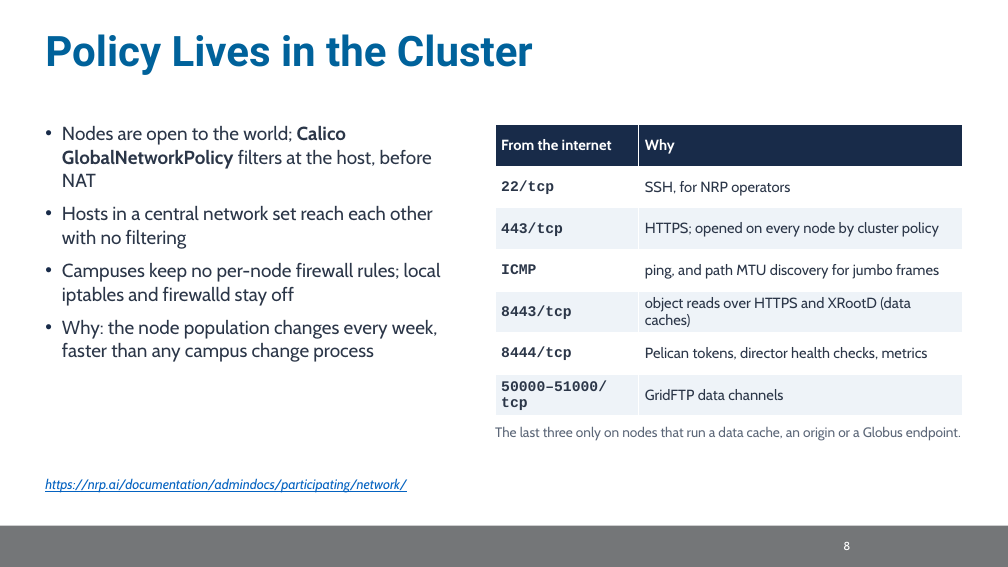
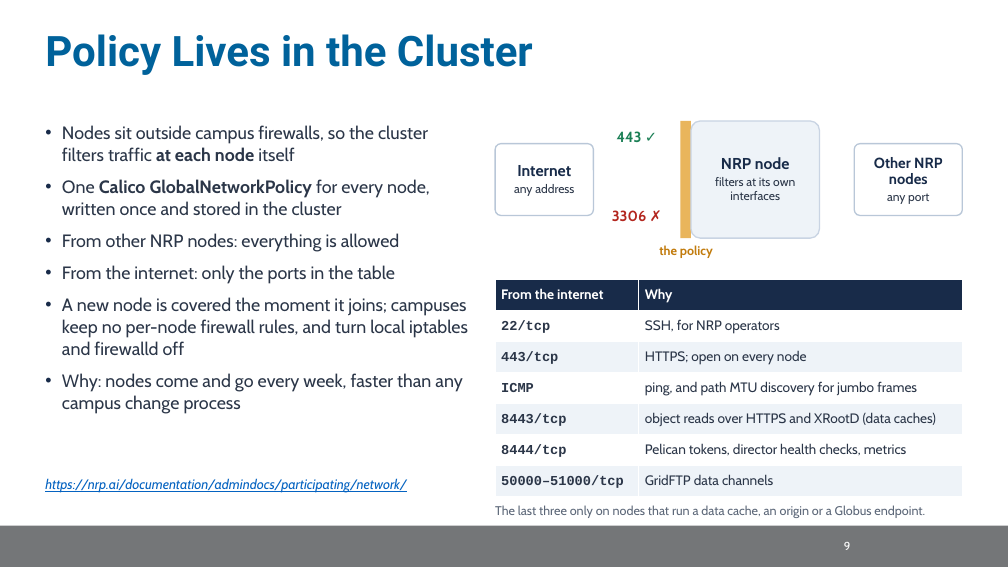
Before and after one commit to nrp-nautilus/nrp-training, a slide deck: slide 12 of trainings/scinet-sc26/slides/scinet-nrp.pptx (slide 11 before the commit). Drawn at 1008x567 pixels with LibreOffice and Linux fonts; fonts in the diff are those of the drawing; background and template pictures are left out. Boxes give left, top, right and bottom in pixels: in the first picture for what was removed or moved away, otherwise in the second. Text is boxed around its words. In the diff, an @@ line names an element or a change of style, - is before the commit and + after.

Commit message:
scinet-sc26: slide revisions, an agent in the demo, a presenter reference
- Slides advance by keys only; mouse clicks no longer change slides
- New slides: Containers and Kubernetes, How Services Get Deployed, Fitting
  Big Models on Contributed GPUs, What is a Namespace?, Runner Flavors (backup)
- Getting Traffic In redrawn to the real path (DNS, HAProxy ingress nodes,
  cert-manager; MetalLB for non-HTTP services); Policy, Network, Request path,
  Sharing GPUs and Multi-Node Serving step through with moving dots
- Owners get reservation taints, not a priority class; no billing wording
- Real Thanos panels and the MaDDash loss grid; Internet2 sites on the map
- Demo: no admin-only commands; new agent.ipynb with three read-only tools
- Slides split into section files; reference.md glossary for the presenter

```diff
--- a/trainings/scinet-sc26/slides/scinet-nrp.pptx
+++ b/trainings/scinet-sc26/slides/scinet-nrp.pptx
@@ text at [62, 125, 468, 414]: text changed; size 18 to 17 pt @@
-• Nodes are open to the world; Calico GlobalNetworkPolicy filters at the host, before NAT
-• Hosts in a central network set reach each other with no filtering
-• Campuses keep no per-node firewall rules; local iptables and firewalld stay off
-• Why: the node population changes every week, faster than any campus change process
+• Nodes sit outside campus firewalls, so the cluster filters traffic at each node itself
+• One Calico GlobalNetworkPolicy for every node, written once and stored in the cluster
+• From other NRP nodes: everything is allowed
+• From the internet: only the ports in the table
+• A new node is covered the moment it joins; campuses keep no per-node firewall rules, and turn local iptables and firewalld off
+• Why: nodes come and go every week, faster than any campus change process
@@ rounded rectangle added at [495, 144, 594, 216], fill #FFFFFF, outline #B9C7D8 1.25 pt @@
@@ text added at [617, 131, 642, 142], 14 pt, text #1B7F55, bold @@
+443 ✓
@@ rounded rectangle added at [681, 121, 691, 238], fill #E9B55C @@
@@ rounded rectangle added at [691, 121, 820, 238], fill #EEF3F8, outline #C9D4E3 1.25 pt @@
@@ rounded rectangle added at [854, 144, 963, 216], fill #FFFFFF, outline #B9C7D8 1.25 pt @@
@@ text added at [514, 165, 574, 196], 11.5 pt, text #2B3648 @@
+Internet
+any address
@@ text added at [715, 157, 795, 200], 11.5 pt, text #2B3648 @@
+NRP node
+filters at its own interfaces
@@ text added at [874, 157, 942, 204], 14 pt, text #182B49, bold @@
+Other NRP nodes
+any port
@@ text added at [612, 210, 647, 221], 14 pt, text #B3261E, bold @@
+3306 ✗
@@ text added at [659, 245, 713, 258], 12 pt, text #C27C0E, bold @@
+the policy
@@ table at [495, 280, 963, 497] @@
-row 3, column 2: HTTPS; opened on every node by cluster policy
+row 3, column 2: HTTPS; open on every node
@@ size 14 to 13 pt @@
@@ table: place and size @@
-table at [495, 125, 963, 416]
+table at [495, 280, 963, 497]
@@ text "The last three only on ...": place and size @@
-text "The last three only on ..." at [495, 426, 961, 441]
+text "The last three only on ..." at [495, 505, 925, 518]
@@ text "The last three only on ..." at [495, 505, 925, 518]: size 13 to 12 pt @@
@@ text at [844, 542, 851, 550]: text changed @@
-8
+9
```
Also in this commit, not shown: 48 other slides changed, 19 slides added, 3 slides removed, 28 other files.
